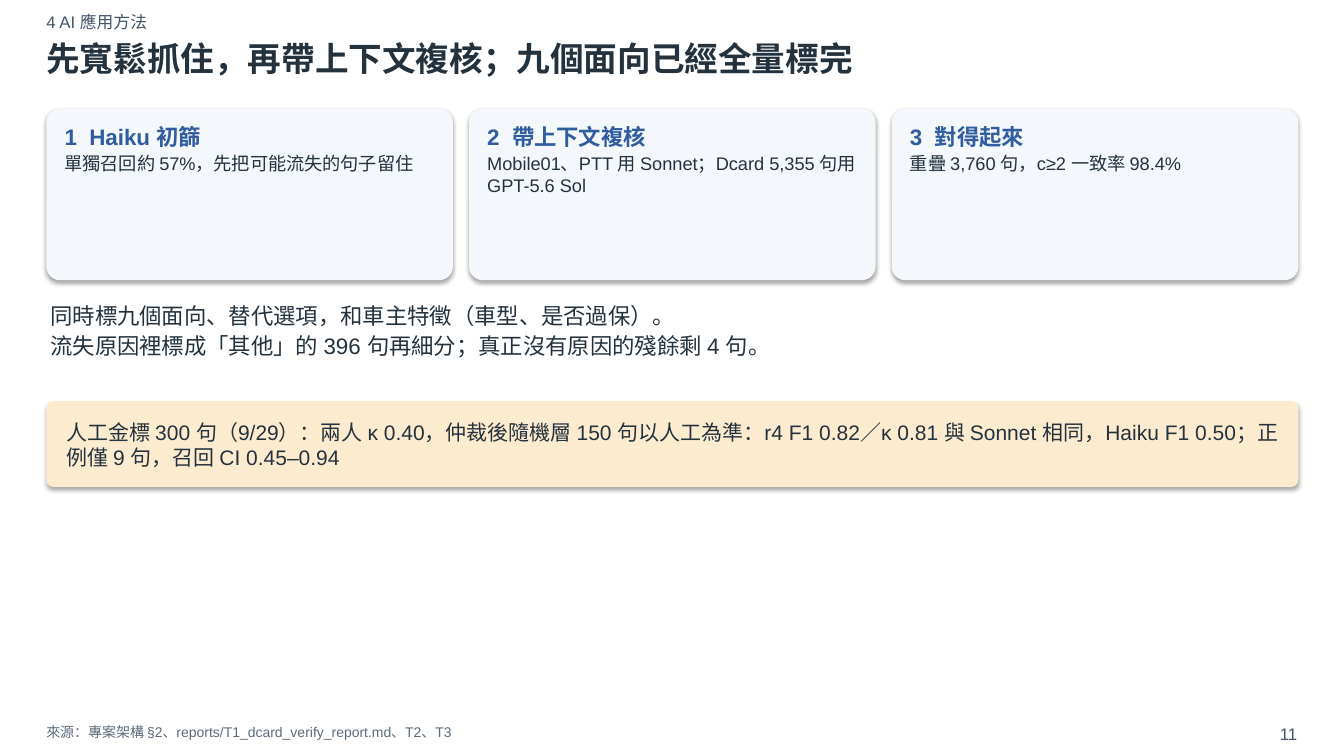
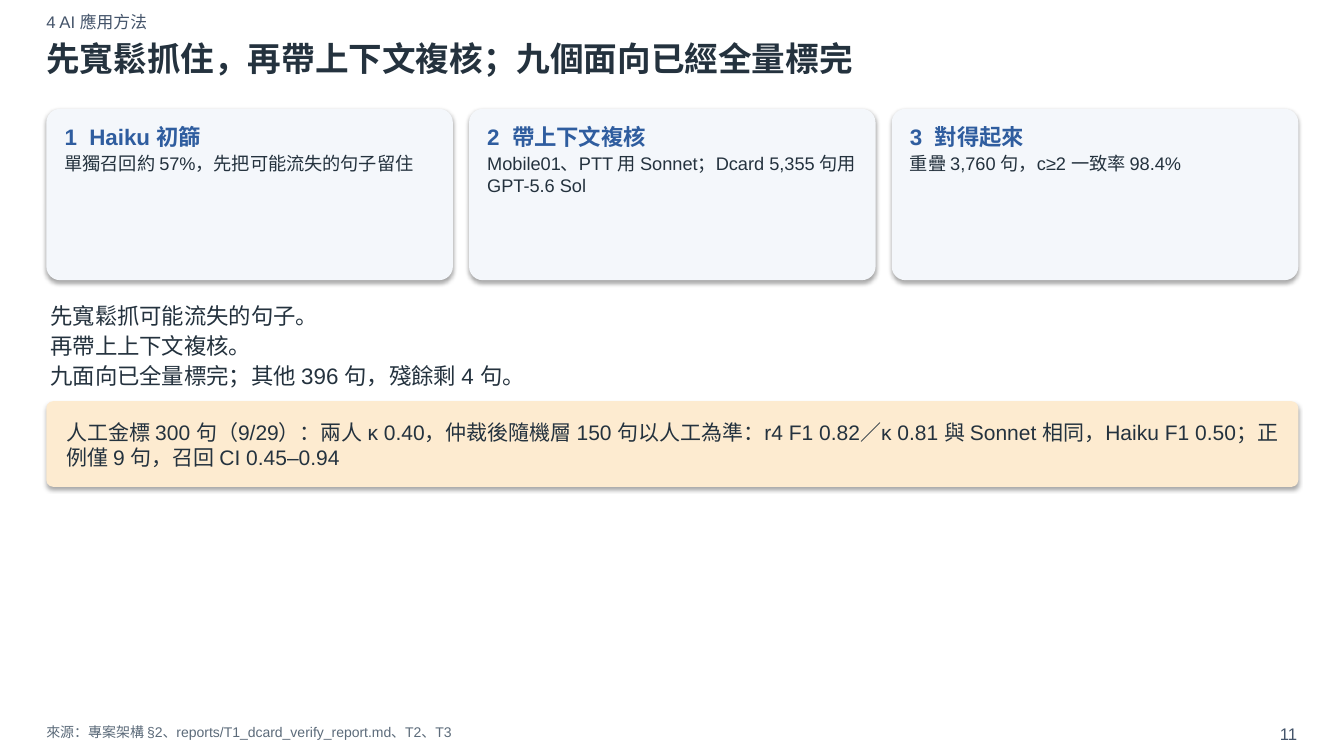
Before and after one commit to xxx789666/hotai-ai-hackathon-lexus, a slide deck: slide 11 of deck/初賽簡報_v0.pptx. Drawn at 1344x756 pixels with LibreOffice and Linux fonts; fonts in the diff are those of the drawing. Boxes give left, top, right and bottom in pixels: in the first picture for what was removed or moved away, otherwise in the second. Text is boxed around its words. In the diff, an @@ line names an element or a change of style, - is before the commit and + after.

```diff
--- a/deck/初賽簡報_v0.pptx
+++ b/deck/初賽簡報_v0.pptx
@@ text at [50, 305, 525, 388]: text changed @@
-同時標九個面向、替代選項，和車主特徵（車型、是否過保）。
-流失原因裡標成「其他」的 396 句再細分；真正沒有原因的殘餘剩 4 句。
+先寬鬆抓可能流失的句子。
+再帶上上下文複核。
+九面向已全量標完；其他 396 句，殘餘剩 4 句。
```
Also in this commit, not shown: 5 other slides changed, 1 slide added, 14 other files.
